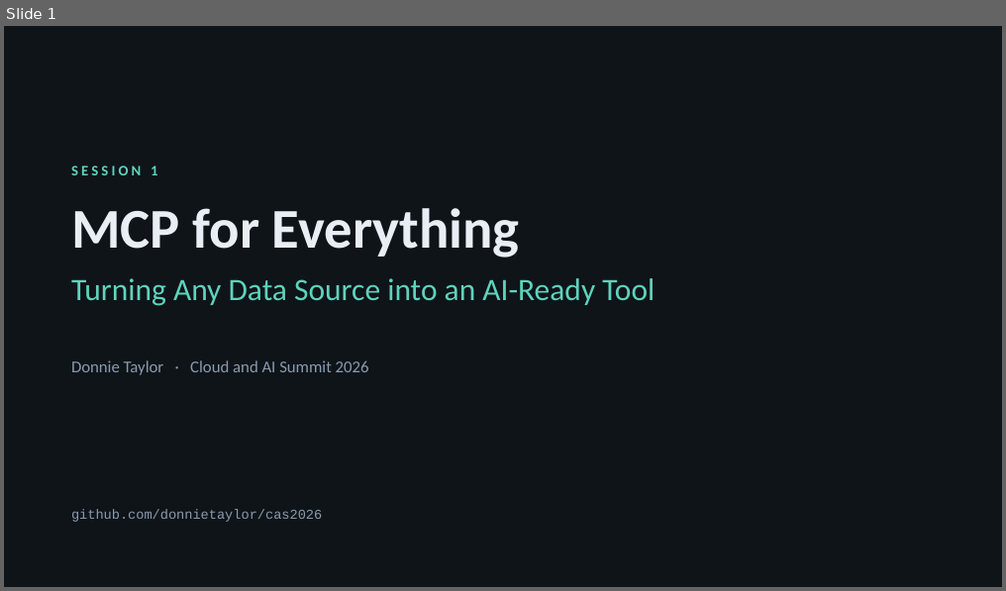
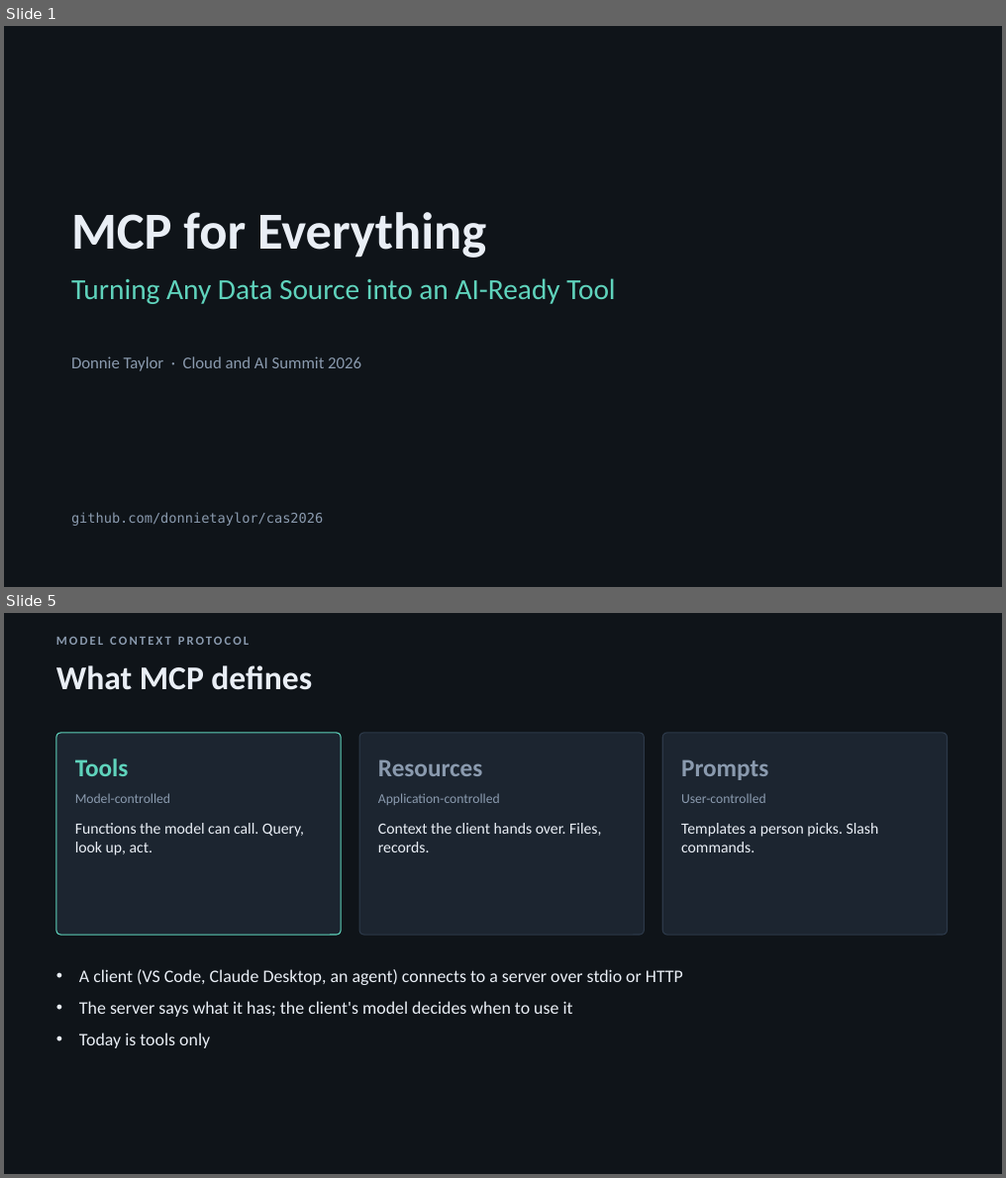
Before and after one commit to donnietaylor/cas2026, a slide deck: mcp-for-everything/slides/session1-mcp-for-everything.pptx. Shown one above the other, each under a label of ours: slide 1 before the commit, slides 1 and 5 after it; the slides between them are not shown. The pictures are 1006x591 and 1006x1178 pixels, drawn with LibreOffice and Linux fonts; fonts in the diff are those of the drawing. Boxes give left, top, right and bottom in pixels: in the first picture for what was removed or moved away, otherwise in the second. Text is boxed around its words. In the diff, an @@ line names an element or a change of style, - is before the commit and + after.

```diff
--- a/mcp-for-everything/slides/session1-mcp-for-everything.pptx
+++ b/mcp-for-everything/slides/session1-mcp-for-everything.pptx
@@ slide 5 added at (x1=4, y1=613, x2=1002, y2=1174), background #0F1419 @@
@@ text added at (x1=56, y1=637, x2=249, y2=645), 12 pt, text #8A9AAE, bold @@
+MODEL CONTEXT PROTOCOL
@@ text added at (x1=56, y1=665, x2=312, y2=690), 32 pt, text #E9EEF5, bold @@
+What MCP defines
@@ rounded rectangle added at (x1=56, y1=733, x2=341, y2=935), fill #1C2530, outline #5FD3BC 1 pt @@
@@ text added at (x1=75, y1=759, x2=129, y2=776), 24 pt, text #5FD3BC, bold @@
+Tools
@@ rounded rectangle added at (x1=359, y1=733, x2=645, y2=935), fill #1C2530, outline #2C3949 1 pt @@
@@ text added at (x1=378, y1=760, x2=482, y2=776), 24 pt, text #8A9AAE, bold @@
+Resources
@@ rounded rectangle added at (x1=662, y1=733, x2=947, y2=935), fill #1C2530, outline #2C3949 1 pt @@
@@ text added at (x1=681, y1=760, x2=768, y2=780), 24 pt, text #8A9AAE, bold @@
+Prompts
@@ text added at (x1=75, y1=793, x2=170, y2=803), 13 pt, text #8A9AAE @@
+Model-controlled
@@ text added at (x1=378, y1=793, x2=500, y2=805), 13 pt, text #8A9AAE @@
+Application-controlled
@@ text added at (x1=681, y1=793, x2=766, y2=803), 13 pt, text #8A9AAE @@
+User-controlled
@@ text added at (x1=75, y1=823, x2=304, y2=856), 15 pt, text #E9EEF5 @@
+Functions the model can call. Query, look up, act.
@@ text added at (x1=378, y1=823, x2=601, y2=853), 15 pt, text #E9EEF5 @@
+Context the client hands over. Files, records.
@@ text added at (x1=681, y1=823, x2=879, y2=853), 15 pt, text #E9EEF5 @@
+Templates a person picks. Slash commands.
@@ text added at (x1=79, y1=969, x2=683, y2=1049), 17 pt, text #E9EEF5 @@
+• A client (VS Code, Claude Desktop, an agent) connects to a server over stdio or HTTP
+• The server says what it has; the client's model decides when to use it
+• Today is tools only
@@ slide 1 changed as well @@
@@ text removed at (x1=71, y1=166, x2=157, y2=175) @@
-SESSION 1
@@ text "MCP for Everything" at (x1=71, y1=212, x2=486, y2=258): size 54 to 50 pt @@
@@ text "Turning Any Data Source into ..." at (x1=71, y1=278, x2=615, y2=304): size 30 to 28 pt @@
@@ text "Donnie Taylor · Cloud and ..." rewrapped from (x1=71, y1=361, x2=369, y2=375) to (x1=71, y1=357, x2=361, y2=372) @@
@@ text "github.com/donnietaylor/cas2026" at (x1=71, y1=512, x2=323, y2=526): font Courier New to DejaVu Sans Mono @@
```
Also in this commit, not shown: 1 other slide changed, 18 other slides added, 15 slides removed, 23 other files.
